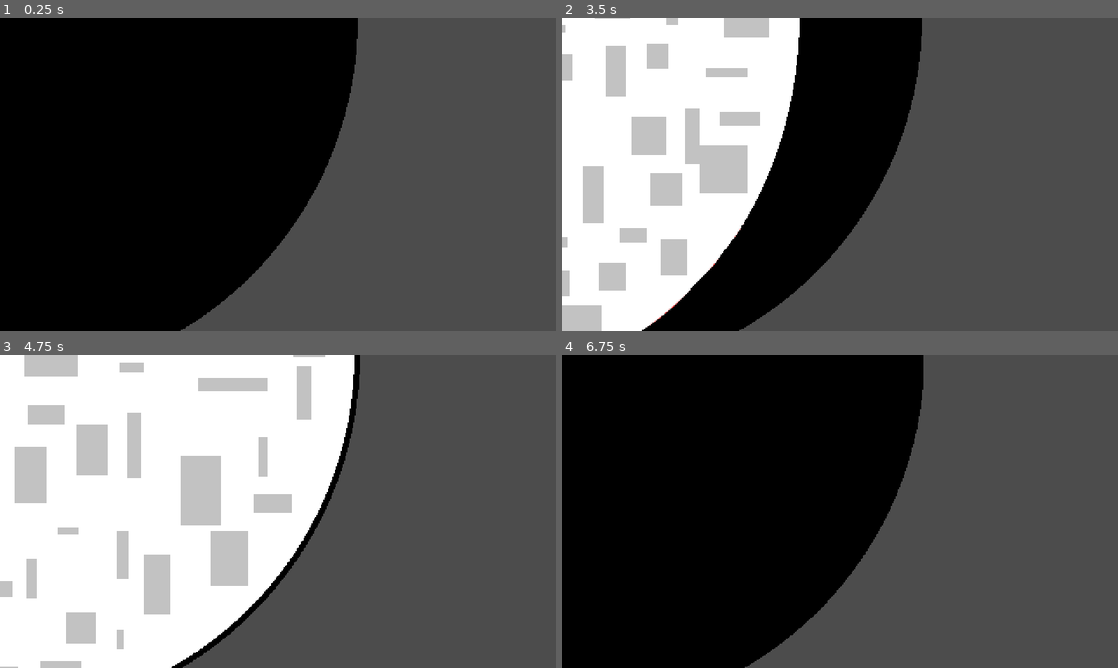
Above: before the commit, frames 1-4 (two rows, left to right).
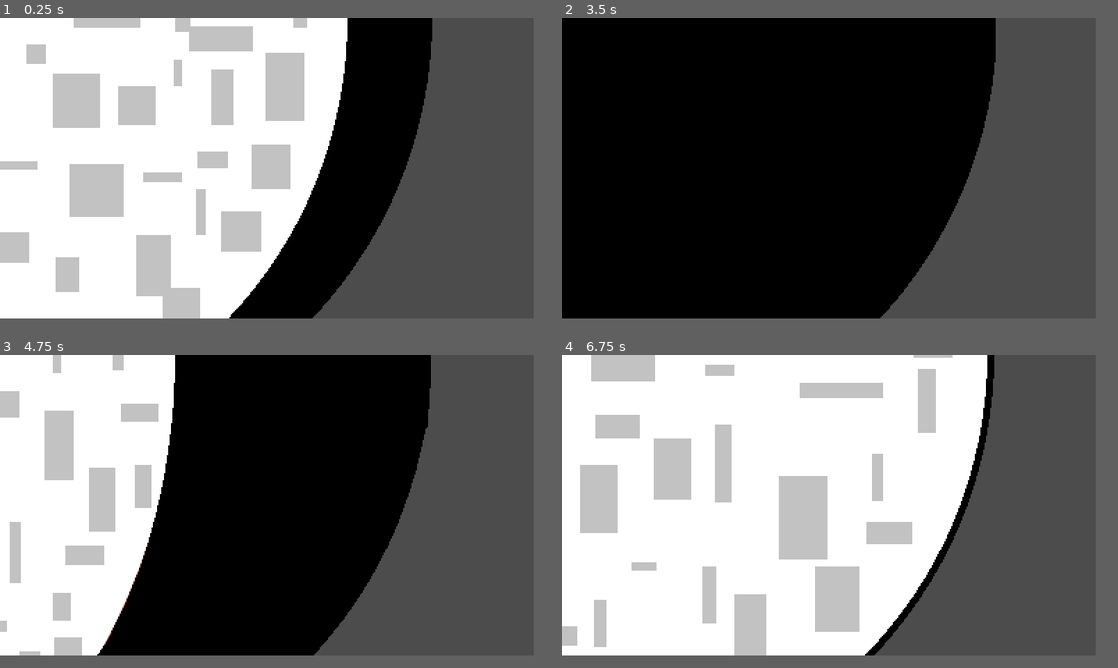
Above: after the commit, the same moments.

Repository: EsyArda/Lunaire
Game: Godot game, scene res://Scenes/lune.tscn
The game is run twice, just before and just after one commit, with the same random seed, the same clock (stepped at 60 frames per second) and the same inputs. The project has no main scene, so this scene is started directly.
Inputs (mouse positions are in pixels of both pictures, inside the frame that each line leads up to):
- Up to frame 1 (0.25 s): no input
- Up to frame 2 (3.5 s): tap Enter (ui_accept) at 0.5, 0.6, 1.25, 1.55, 2.1, 2.85 s; move the mouse to (962, 158) at 0.52 s; hold Right (move_right) 0.53-2.03 s; tap Space (jump) at 0.77, 1.52, 3.02 s; move the mouse to (728, 190) at 1.27 s; click (728, 190) at 1.35 s; move the mouse to (895, 105) at 2.02 s; hold Left (move_left) 2.03-2.78 s; move the mouse to (812, 237) at 2.77 s; hold Right (move_right) from 2.78 s (still down)
- Up to frame 3 (4.75 s): move the mouse to (444, 558) at 3.52 s; press the mouse at (444, 558) at 3.53 s; tap Space (jump) at 3.77, 4.52 s; tap Enter (ui_accept) at 3.8, 4.25, 4.35 s; move the mouse to (111, 464) at 4.27 s; release Right (move_right) at 4.28 s; release the mouse at (111, 464) at 4.28 s; hold Left (move_left) from 4.28 s (still down)
- Up to frame 4 (6.75 s): tap Enter (ui_accept) at 5, 5.1, 5.75, 6.05, 6.5, 6.6 s; move the mouse to (867, 511) at 5.02 s; release Left (move_left) at 5.03 s; hold Right (move_right) 5.03-5.78 s; move the mouse to (756, 433) at 5.77 s; hold Left (move_left) from 5.78 s (still down); click (756, 433) at 5.85 s; tap Space (jump) at 6.02 s; move the mouse to (962, 495) at 6.52 s
In our replay, the window is 800x450 before the commit and 768x432 after it. These sizes can differ from the game's own. Grey fills any space a smaller window leaves; there, only what the larger window draws over its background counts as a difference.

The runs differ from the first frame. In frame 1, 69% of the frame differs, in the area x 0-78%, y 0-100%; in frame 2, 50%; in frame 3, 51%; in frame 4, 70%.
Error in both runs: Attempt to call function 'play' in base 'null instance' on a null instance. (res://Scenes/lune.gd:17)

Commit message:
Changement de la taille de l'écran

Diff:
--- a/Scenes/EndSreen.tscn
+++ b/Scenes/EndSreen.tscn
@@ -1,20 +1,47 @@
-[gd_scene load_steps=4 format=2]
+[gd_scene load_steps=7 format=2]
 
 [ext_resource path="res://Ressources/Vampire Zone.ttf" type="DynamicFontData" id=1]
+[ext_resource path="res://Tilesets/Environment/background.png" type="Texture" id=2]
+[ext_resource path="res://Tilesets/Environment/graveyard.png" type="Texture" id=3]
 
 [sub_resource type="DynamicFont" id=1]
-size = 36
+size = 30
 font_data = ExtResource( 1 )
 
 [sub_resource type="DynamicFont" id=2]
-size = 36
+size = 30
+font_data = ExtResource( 1 )
+
+[sub_resource type="DynamicFont" id=3]
+size = 30
 font_data = ExtResource( 1 )
 
 [node name="Node2D" type="Node2D"]
 
 [node name="EndScreen" type="CanvasLayer" parent="."]
 
-[node name="Label2" type="Label" parent="EndScreen"]
+[node name="TextureRect" type="TextureRect" parent="EndScreen"]
+margin_right = 40.0
+margin_bottom = 40.0
+texture = ExtResource( 2 )
+__meta__ = {
+"_edit_use_anchors_": false
+}
+
+[node name="TextureRect2" type="TextureRect" parent="EndScreen"]
+anchor_left = 0.5
+anchor_top = 1.0
+anchor_right = 0.5
+anchor_bottom = 1.0
+margin_left = -192.0
+margin_top = -123.0
+margin_right = 192.0
+texture = ExtResource( 3 )
+__meta__ = {
+"_edit_use_anchors_": false
+}
+
+[node name="GameOver" type="Label" parent="EndScreen"]
 anchor_left = 0.5
 anchor_top = 0.5
 anchor_right = 0.5
@@ -26,18 +53,19 @@
 custom_fonts/font = SubResource( 1 )
 text = "Game over"
 align = 1
+valign = 1
 uppercase = true
 __meta__ = {
 "_edit_use_anchors_": false
 }
 
-[node name="Label" type="Label" parent="EndScreen"]
+[node name="TryAgain" type="Label" parent="EndScreen"]
 anchor_left = 0.5
 anchor_top = 1.0
 anchor_right = 0.5
 anchor_bottom = 1.0
 margin_left = -185.5
-margin_top = -70.0
+margin_top = -84.0
 margin_right = 185.5
 custom_fonts/font = SubResource( 2 )
 text = "Press X to try again"
@@ -46,3 +74,20 @@
 __meta__ = {
 "_edit_use_anchors_": false
 }
+
+[node name="Quit" type="Label" parent="EndScreen"]
+anchor_left = 0.5
+anchor_top = 1.0
+anchor_right = 0.5
+anchor_bottom = 1.0
+margin_left = -111.0
+margin_top = -56.0
+margin_right = 111.0
+custom_fonts/font = SubResource( 3 )
+text = "Press Y to quit"
+align = 1
+valign = 1
+uppercase = true
+__meta__ = {
+"_edit_use_anchors_": false
+}
--- /dev/null
+++ b/Scenes/StartScreen.gd
@@ -0,0 +1,10 @@
+extends CanvasLayer
+
+const first_scene = preload("res://Scenes/level1.tscn")
+
+func _ready():
+	pass
+
+func _process(delta):
+	if Input.is_action_just_pressed("ui_accept"):
+		get_parent().add_child(first_scene.instance())
--- a/Scenes/StartScreen.tscn
+++ b/Scenes/StartScreen.tscn
@@ -1,31 +1,58 @@
-[gd_scene load_steps=4 format=2]
+[gd_scene load_steps=8 format=2]
 
 [ext_resource path="res://Ressources/Vampire Zone.ttf" type="DynamicFontData" id=1]
+[ext_resource path="res://Tilesets/Environment/background.png" type="Texture" id=2]
+[ext_resource path="res://Tilesets/Environment/graveyard.png" type="Texture" id=3]
+[ext_resource path="res://Scenes/StartScreen.gd" type="Script" id=4]
 
 [sub_resource type="DynamicFont" id=1]
-size = 36
+size = 30
 font_data = ExtResource( 1 )
 
 [sub_resource type="DynamicFont" id=2]
-size = 36
+size = 30
+font_data = ExtResource( 1 )
+
+[sub_resource type="DynamicFont" id=3]
+size = 17
 font_data = ExtResource( 1 )
 
 [node name="Node2D" type="Node2D"]
 
 [node name="StartScreen" type="CanvasLayer" parent="."]
+script = ExtResource( 4 )
+
+[node name="TextureRect" type="TextureRect" parent="StartScreen"]
+margin_right = 384.0
+margin_bottom = 224.0
+texture = ExtResource( 2 )
+__meta__ = {
+"_edit_use_anchors_": false
+}
+
+[node name="TextureRect2" type="TextureRect" parent="StartScreen"]
+anchor_left = 0.5
+anchor_top = 1.0
+anchor_right = 0.5
+anchor_bottom = 1.0
+margin_left = -192.0
+margin_top = -123.0
+margin_right = 192.0
+texture = ExtResource( 3 )
+__meta__ = {
+"_edit_use_anchors_": false
+}
 
 [node name="NomJeu" type="Label" parent="StartScreen"]
 anchor_left = 0.5
-anchor_top = 0.5
 anchor_right = 0.5
-anchor_bottom = 0.5
 margin_left = -101.0
-margin_top = -38.5
 margin_right = 101.0
-margin_bottom = 38.5
+margin_bottom = 77.0
 custom_fonts/font = SubResource( 1 )
 text = "Nom du jeu"
 align = 1
+valign = 1
 uppercase = true
 __meta__ = {
 "_edit_use_anchors_": false
@@ -33,12 +60,13 @@
 
 [node name="Message" type="Label" parent="StartScreen"]
 anchor_left = 0.5
-anchor_top = 1.0
+anchor_top = 0.5
 anchor_right = 0.5
-anchor_bottom = 1.0
+anchor_bottom = 0.5
 margin_left = -148.5
-margin_top = -70.0
+margin_top = -35.0
 margin_right = 148.5
+margin_bottom = 35.0
 custom_fonts/font = SubResource( 2 )
 text = "Press A to start"
 align = 1
@@ -46,3 +74,22 @@
 __meta__ = {
 "_edit_use_anchors_": false
 }
+
+[node name="Noms" type="Label" parent="StartScreen"]
+anchor_left = 0.5
+anchor_top = 1.0
+anchor_right = 0.5
+anchor_bottom = 1.0
+margin_left = -88.0
+margin_top = -109.0
+margin_right = 88.0
+custom_fonts/font = SubResource( 3 )
+text = "Boris PiZZ2
+Lilian ZZ2
+Martin PiZZ2
+ThomasQtl ZZ1"
+align = 1
+valign = 1
+__meta__ = {
+"_edit_use_anchors_": false
+}
--- a/Scenes/lune.tscn
+++ b/Scenes/lune.tscn
@@ -22,7 +22,7 @@
 [node name="AnimatedSprite" type="AnimatedSprite"]
 frames = SubResource( 1 )
 animation = "lune"
-frame = 1
+frame = 7
 speed_scale = 0.3
 playing = true
 script = ExtResource( 10 )
--- a/project.godot
+++ b/project.godot
@@ -10,7 +10,6 @@
 
 _global_script_classes=[  ]
 _global_script_class_icons={
-
 }
 
 [application]
@@ -20,8 +19,8 @@
 
 [display]
 
-window/size/width=480
-window/size/height=270
+window/size/width=384
+window/size/height=216
 window/size/test_width=960
 window/size/test_height=540
 window/stretch/mode="2d"
@@ -61,5 +60,6 @@
 
 [rendering]
 
+2d/snapping/use_gpu_pixel_snap=true
+environment/default_environment="res://default_env.tres"
 quality/2d/use_pixel_snap=true
-environment/default_environment="res://default_env.tres"
